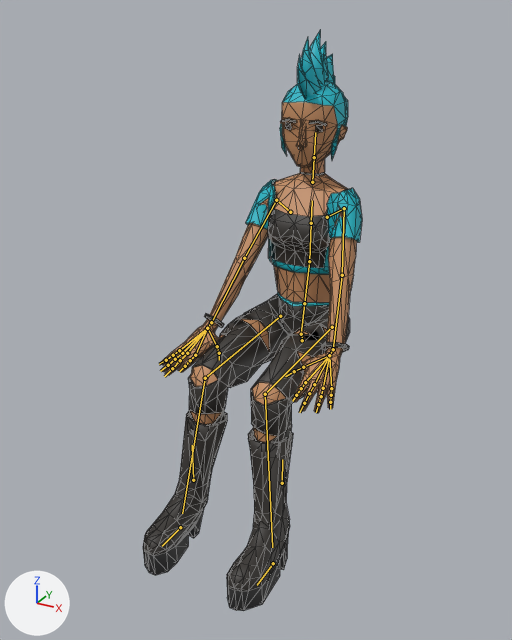
Two versions of the glTF model js/models/avatars/club-crowd-f3.glb, one commit apart.
Before and after are seen from a 50 mm lens placed at (0.919, -1.938, 1.543), pointed at (-0.022, -0.226, 0.687). Every picture has the same lights, and +X, +Y and +Z are marked at lower left. The first picture is the older version. Both versions are drawn at frame 287 of the action 'Seated_Low_Loop'; the numbers are the values there. The bones that change, and the others that lie on the model, are drawn over the model as lines. Mesh edges are drawn as thin lines.

Names of what the first picture shows: 'Punk_Body'.
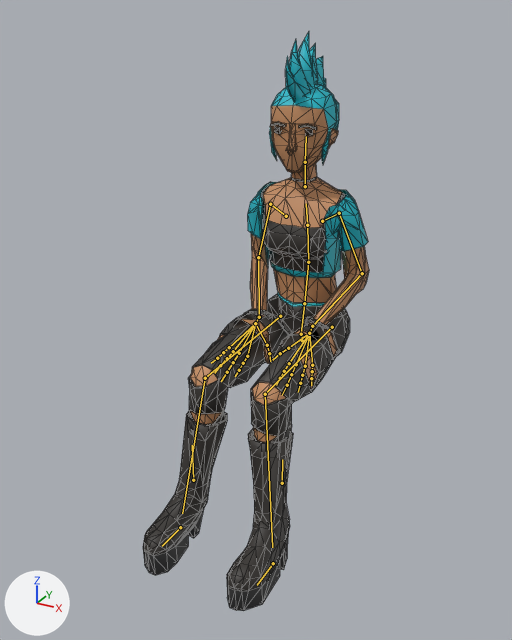
Pixel boxes (x1, y1, x2, y2) of what changed, in the pictures (512 x 640 px):
'Punk_Body', posed
    before: (143, 29, 362, 611)
    after: (143, 32, 369, 611)
bone 'Abdomen', root to tip
    before: (304, 303) to (309, 261)
    after: (304, 303) to (308, 262)
bone 'Torso', root to tip
    before: (309, 261) to (311, 223)
    after: (308, 262) to (307, 225)
bone 'Chest', root to tip
    before: (311, 223) to (312, 200)
    after: (307, 225) to (306, 203)
bone 'Neck', root to tip
    before: (312, 182) to (314, 157)
    after: (305, 186) to (305, 162)
bone 'Head', root to tip
    before: (314, 157) to (315, 132)
    after: (305, 162) to (306, 136)
bone 'UpperArm.L', root to tip
    before: (344, 208) to (342, 275)
    after: (339, 213) to (362, 273)
bone 'LowerArm.L', root to tip
    before: (342, 275) to (333, 349)
    after: (362, 273) to (312, 326)
bone 'Wrist.L', root to tip
    before: (333, 349) to (329, 355)
    after: (312, 326) to (309, 333)
bone 'UpperArm.R', root to tip
    before: (276, 200) to (244, 258)
    after: (270, 204) to (258, 257)
bone 'LowerArm.R', root to tip
    before: (244, 258) to (211, 322)
    after: (258, 257) to (259, 317)
bone 'Wrist.R', root to tip
    before: (211, 322) to (207, 328)
    after: (259, 317) to (255, 323)

What the commit changed:
Bone 'Abdomen' (bone_abdomen) turns from (0, 0, 0) to (4, 0, 0) degrees about its own x, y and z.
Bone 'Torso' (bone_torso) turns from (0, 0, 0) to (5, 0, 0) degrees about its own x, y and z.
Bone 'Chest' (bone_chest) turns from (0, 0, 0) to (5, 0, 0) degrees about its own x, y and z.
Bone 'Neck' (bone_neck) turns from (0, 1, 0) to (-6, 1, 0) degrees about its own x, y and z.
Bone 'Head' (bone_head) turns from (-1, 2, -1) to (-8, 2, 0) degrees about its own x, y and z.
Bone 'UpperArm.L' (bone_upperarm_l) turns from (-59, -20, -38) to (-71, -2, 12) degrees about its own x, y and z.
Bone 'LowerArm.L' (bone_lowerarm_l) turns from (-2, 9, 4) to (-53, 31, -94) degrees about its own x, y and z.
Bone 'Wrist.L' (bone_wrist_l) turns from (19, 29, -26) to (21, 25, 19) degrees about its own x, y and z.
Bone 'UpperArm.R' (bone_upperarm_r) turns from (-58, 21, 39) to (-73, 3, -11) degrees about its own x, y and z.
Bone 'LowerArm.R' (bone_lowerarm_r) turns from (-2, -9, -4) to (-52, -32, 92) degrees about its own x, y and z.
Bone 'Wrist.R' (bone_wrist_r) turns from (19, -29, 26) to (20, -26, -19) degrees about its own x, y and z.
